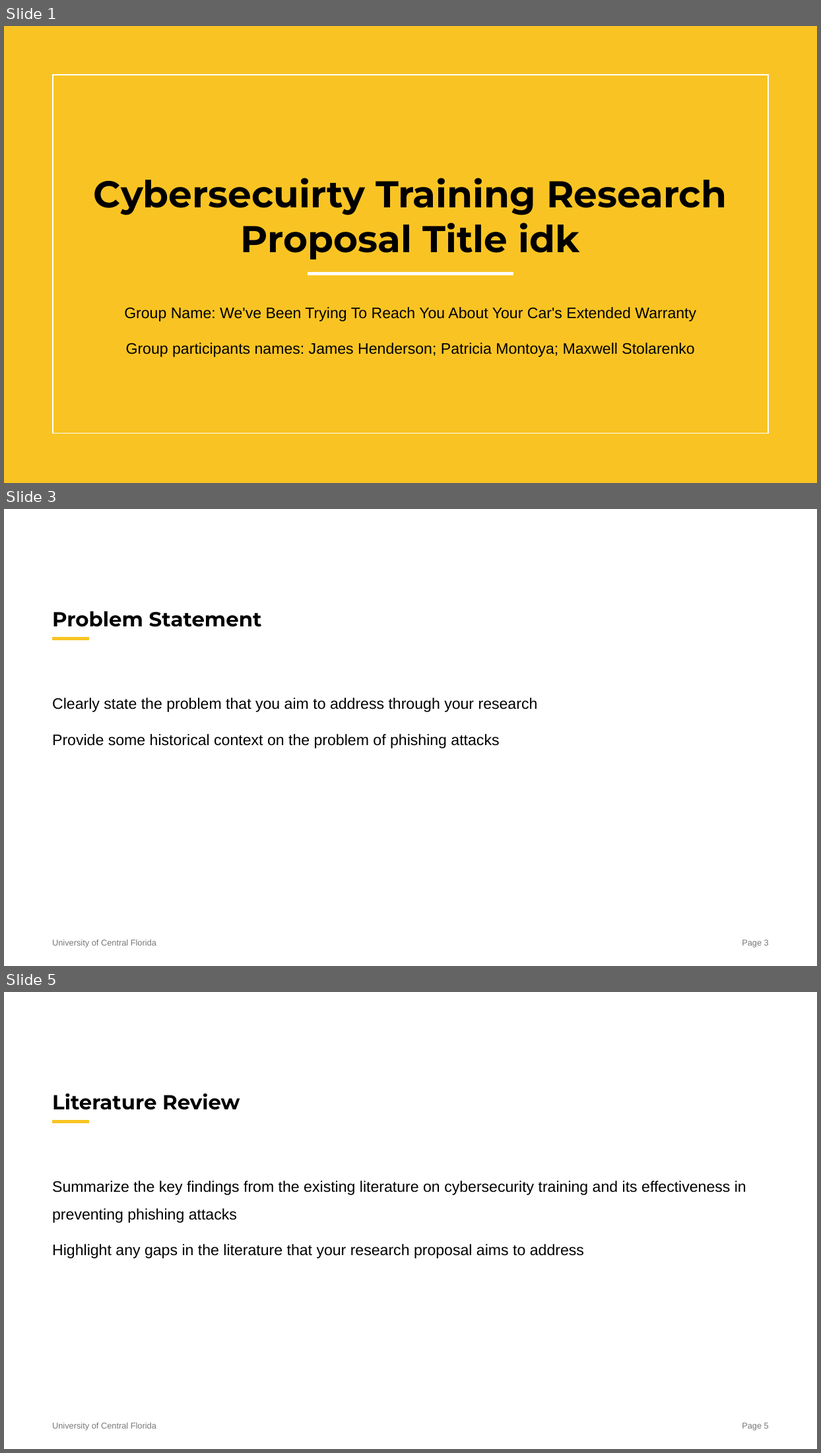
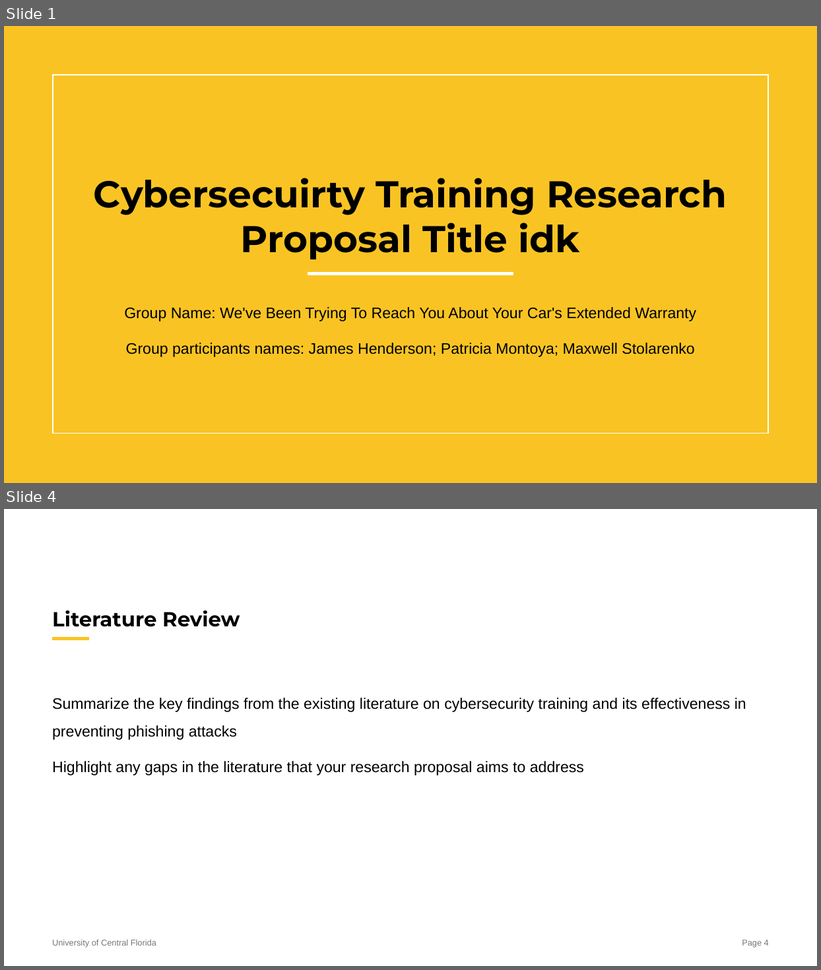
Before and after one commit to snowbowls/W.B.T.T.R.Y.A.Y.C.E.W, a slide deck: PPT/Alpha Review.pptx. Shown one above the other, each under a label of ours: slides 1, 3 and 5 before the commit, slides 1 and 4 after it; the slides between them are not shown. The pictures are 821x1453 and 821x970 pixels, drawn with LibreOffice and Linux fonts; fonts in the diff are those of the drawing; background and template pictures are left out. Boxes give left, top, right and bottom in pixels: in the first picture for what was removed or moved away, otherwise in the second. Text is boxed around its words. In the diff, an @@ line names an element or a change of style, - is before the commit and + after.

```diff
--- a/PPT/Alpha Review.pptx
+++ b/PPT/Alpha Review.pptx
@@ slide 3 removed at [4,509,817,966], background #FFFFFF; not listed: 3 template elements that a slide beside it also shows @@
@@ title removed at [52,611,262,627] @@
-Problem Statement
@@ text removed at [52,698,538,749] @@
-Clearly state the problem that you aim to address through your research
-Provide some historical context on the problem of phishing attacks
@@ what was slide 5 is now slide 4 @@
@@ page number at [742,940,769,948]: text changed @@
-Page 5
+Page 4
```
Also in this commit, not shown: 2 slides added, 2 other slides removed, 2 other files.
